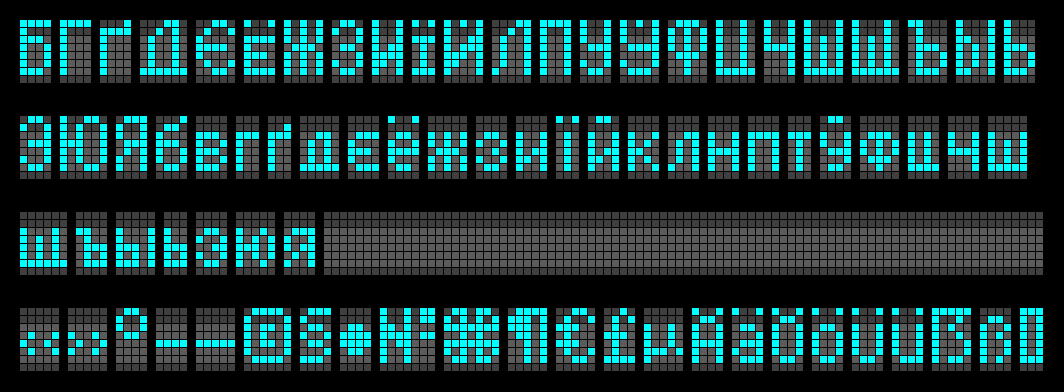
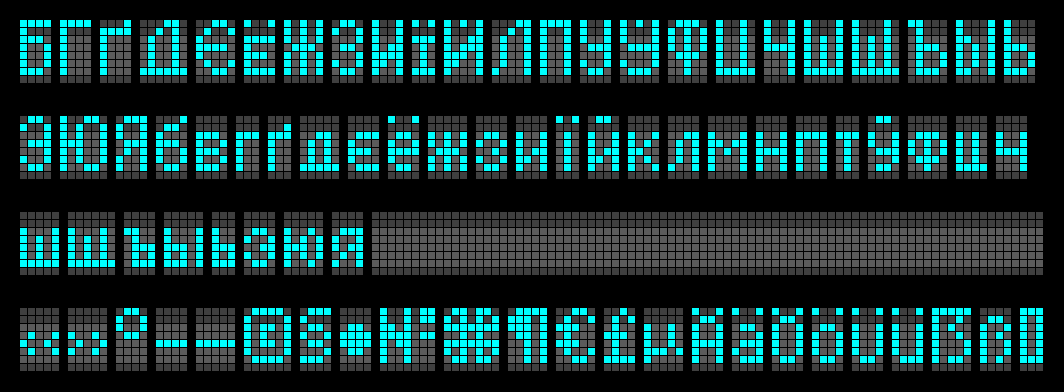
Comparing the layer stacks of the two 1064×392 images. Changes:
painted on "template.png" over (60, 116, 1019, 275)
